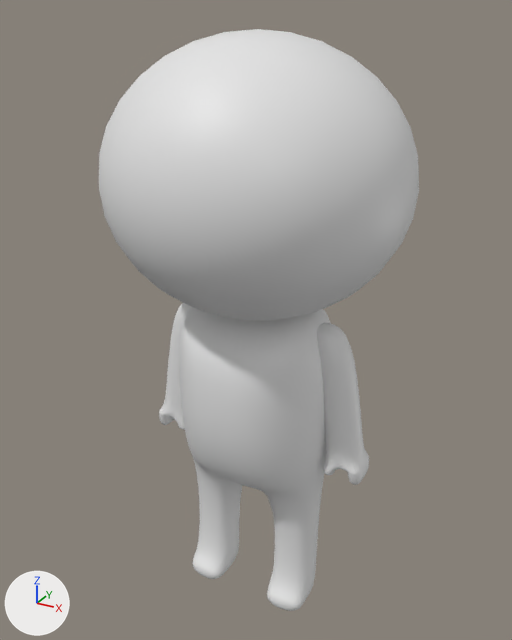
Renders of the Blender file 10/Blender/CharaterBody.blend from each side of a commit.
Both versions are drawn from a 50 mm lens placed at (0.613, -1.12, 0.712), pointed at (-0.012, 0.018, 0.144). The lights are fixed; the arrows at lower left show +X, +Y and +Z.
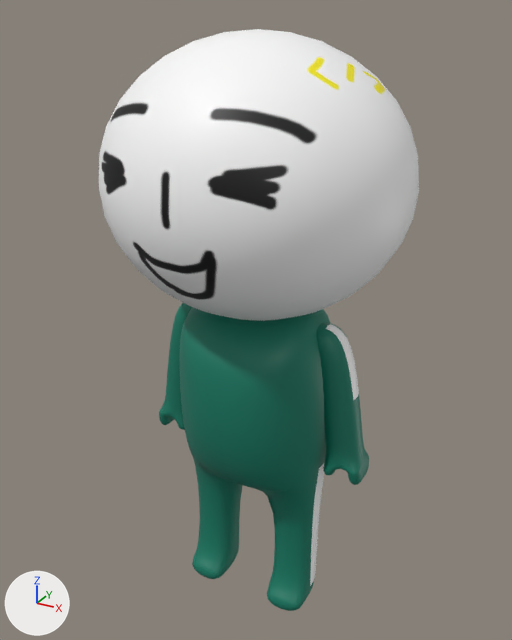
What the commit changed:
Picture 'squid_ilbuni' (img_squid_ilbuni) is new.
In material 'Material' (mat_material), base_color is no longer (0.8, 0.8, 0.8), white #e7e7e7.
In material 'Material' (mat_material), texture is now set to img_squid_ilbuni.

Location of each change, [x1, y1, x2, y2] in pixels of the pictures (512 x 640 px):
'Cube', surface changed (grey to white): [99, 29, 419, 611] in both
